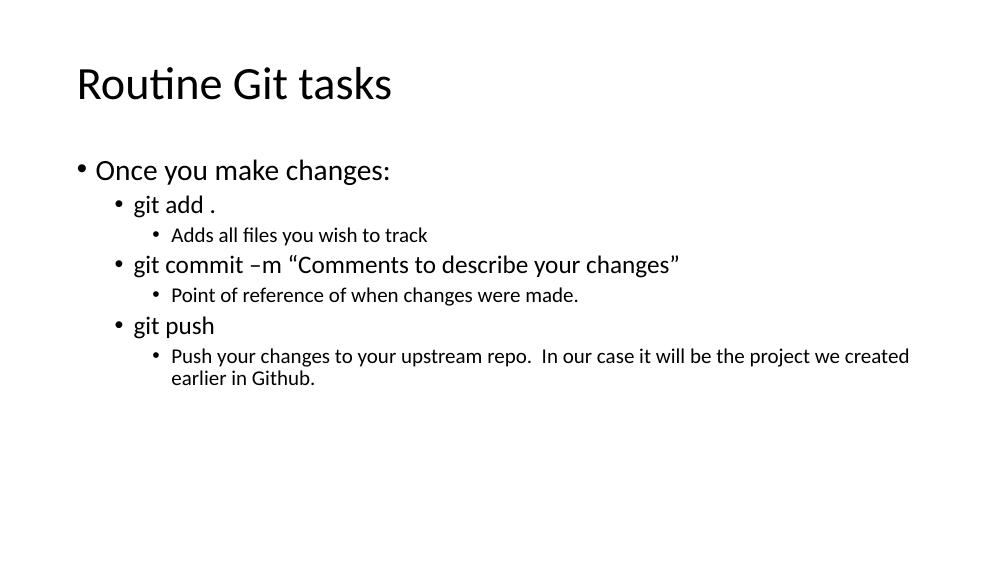
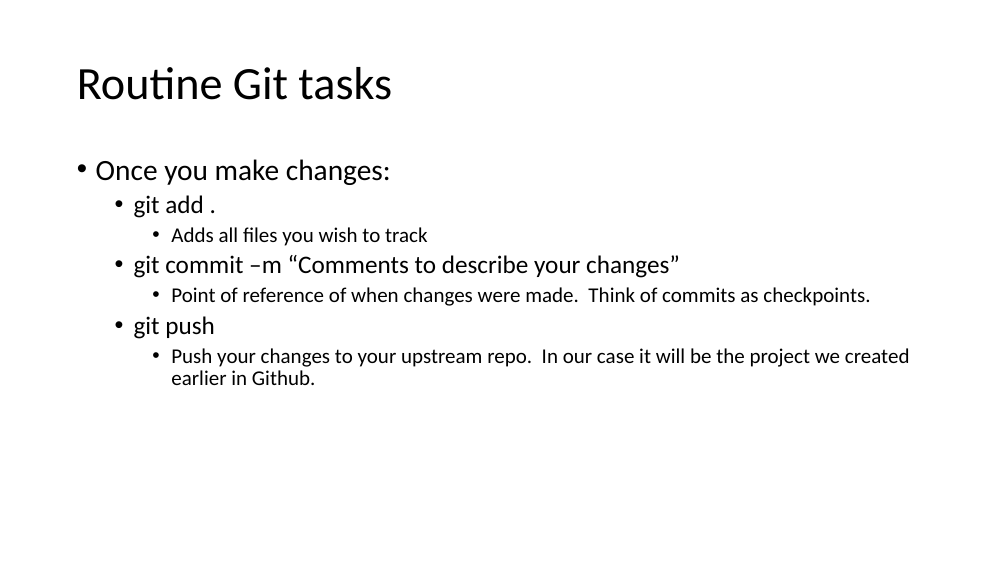
Before and after one commit to spirrello/devshow, a slide deck: slide 5 of Git101.pptx. Drawn at 1008x567 pixels with LibreOffice and Linux fonts; fonts in the diff are those of the drawing. Boxes give left, top, right and bottom in pixels: in the first picture for what was removed or moved away, otherwise in the second. Text is boxed around its words. In the diff, an @@ line names an element or a change of style, - is before the commit and + after.

```diff
--- a/Git101.pptx
+++ b/Git101.pptx
@@ text at [171, 287, 870, 306]: text changed @@
-    • Point of reference of when changes were made.
+    • Point of reference of when changes were made. Think of commits as checkpoints.
```
Also in this commit, not shown: 3 other slides changed, 2 slides added.
